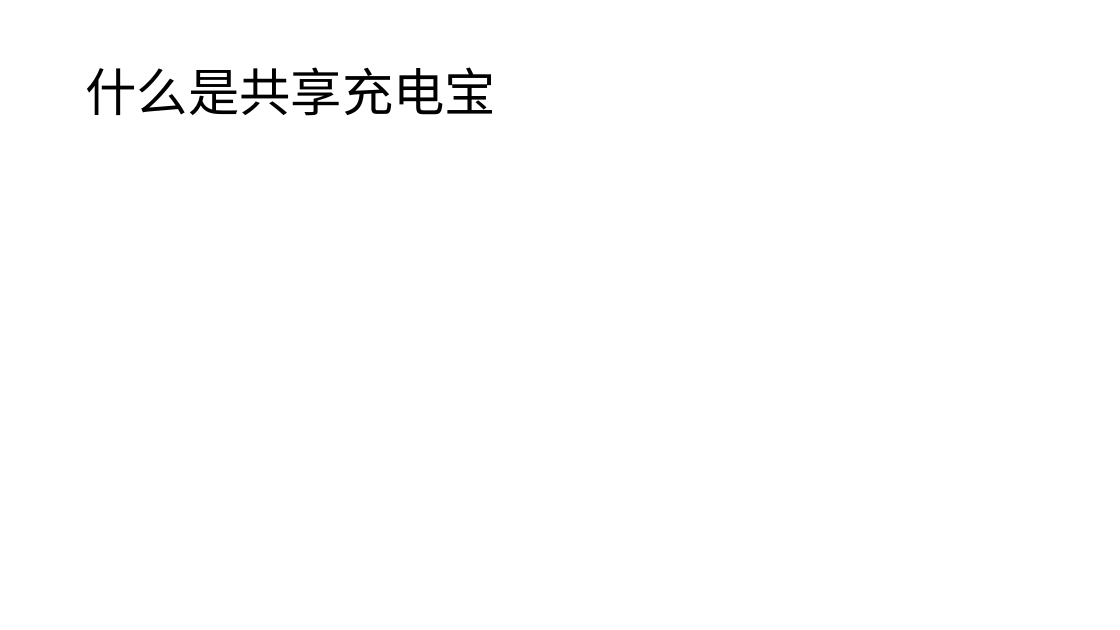
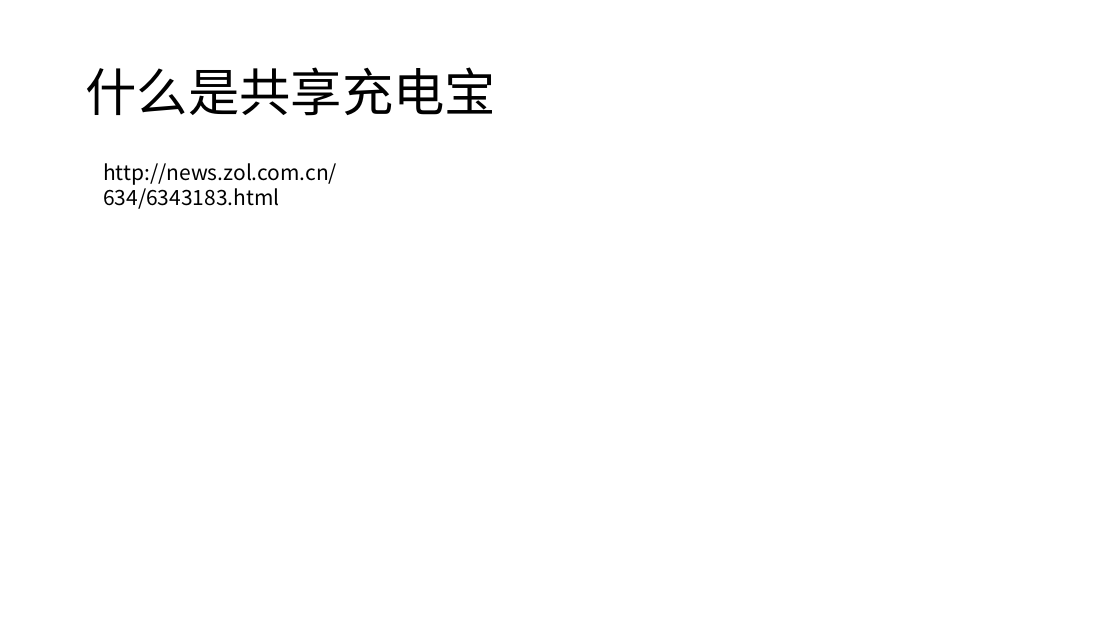
Before and after one commit to FredJiangFei/MyDocuments, a slide deck: slide 4 of 共享项目.pptx (slide 3 before the commit). Drawn at 1120x630 pixels with LibreOffice and Linux fonts; fonts in the diff are those of the drawing. Boxes give left, top, right and bottom in pixels: in the first picture for what was removed or moved away, otherwise in the second. Text is boxed around its words. In the diff, an @@ line names an element or a change of style, - is before the commit and + after.

```diff
--- a/共享项目.pptx
+++ b/共享项目.pptx
@@ text added at [103, 163, 337, 209], 18 pt, text #000000 @@
+http://news.zol.com.cn/634/6343183.html
```
Also in this commit, not shown: 4 other slides changed, 13 slides added, 3 slides removed.
